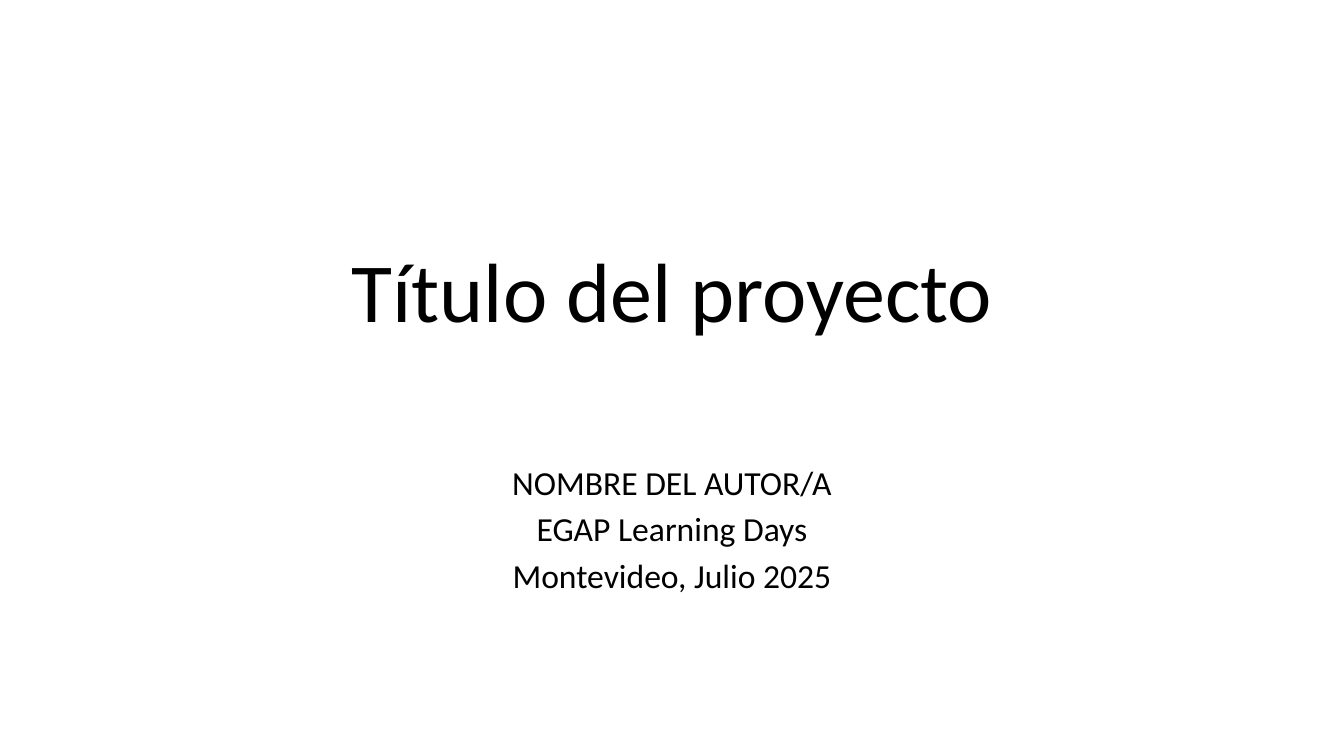
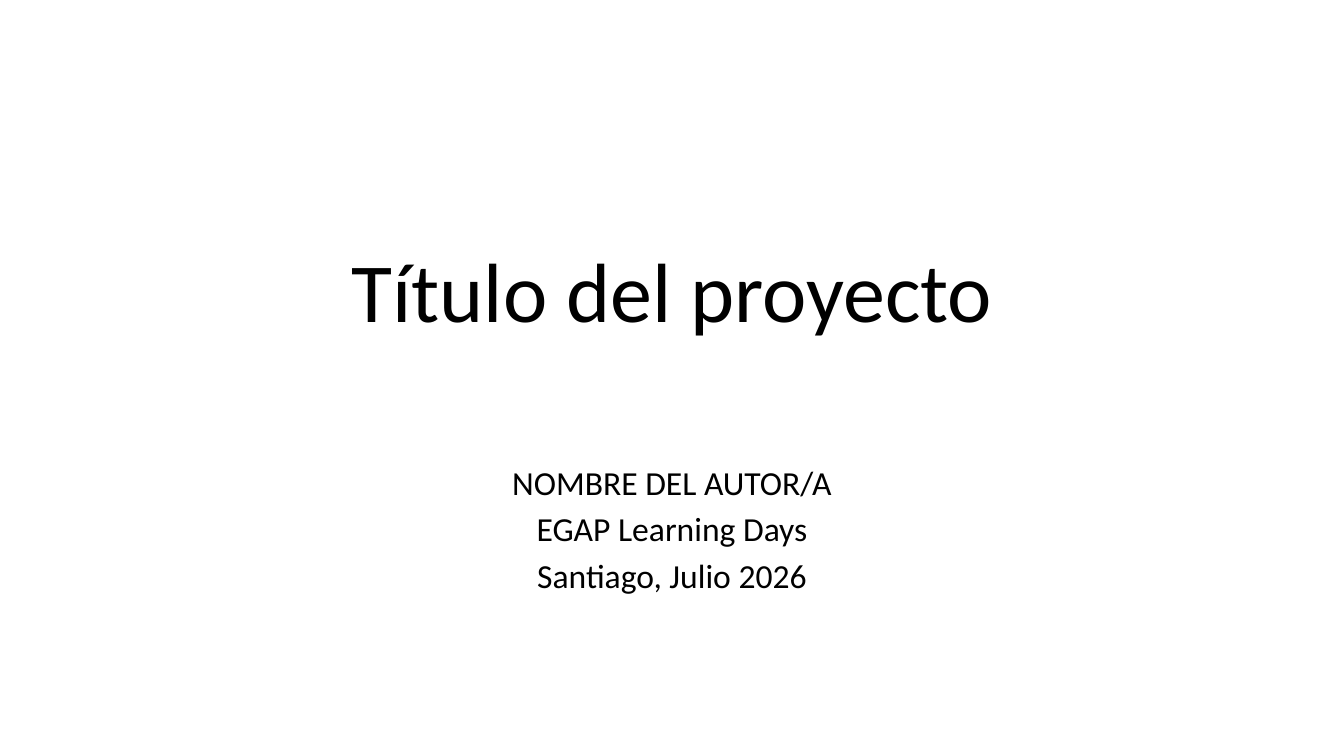
Before and after one commit to egap/learningdays-resources, a slide deck: slide 1 of santiago_2026/forms/formato-presentacion.pptx. Drawn at 1344x756 pixels with LibreOffice and Linux fonts; fonts in the diff are those of the drawing. Boxes give left, top, right and bottom in pixels: in the first picture for what was removed or moved away, otherwise in the second. Text is boxed around its words. In the diff, an @@ line names an element or a change of style, - is before the commit and + after.

```diff
--- a/santiago_2026/forms/formato-presentacion.pptx
+++ b/santiago_2026/forms/formato-presentacion.pptx
@@ subtitle at (x1=537, y1=564, x2=807, y2=594): text changed @@
-Montevideo, Julio 2025
+Santiago, Julio 2026
```
Also in this commit, not shown: 12 other files.
